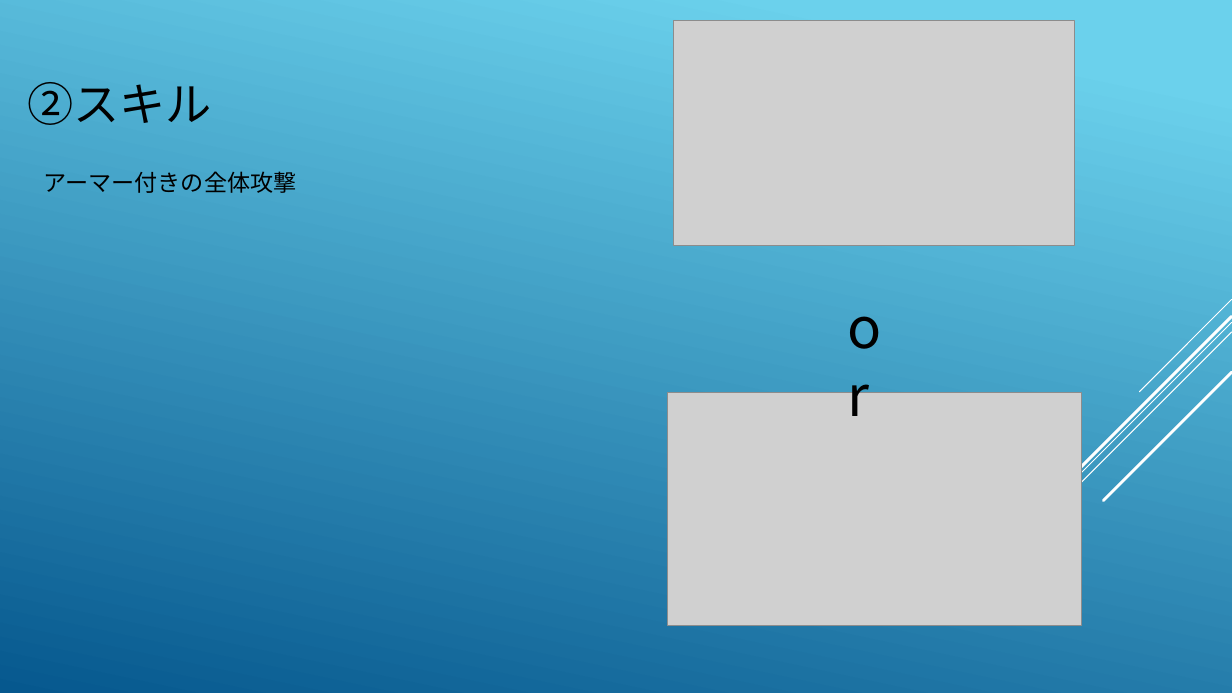
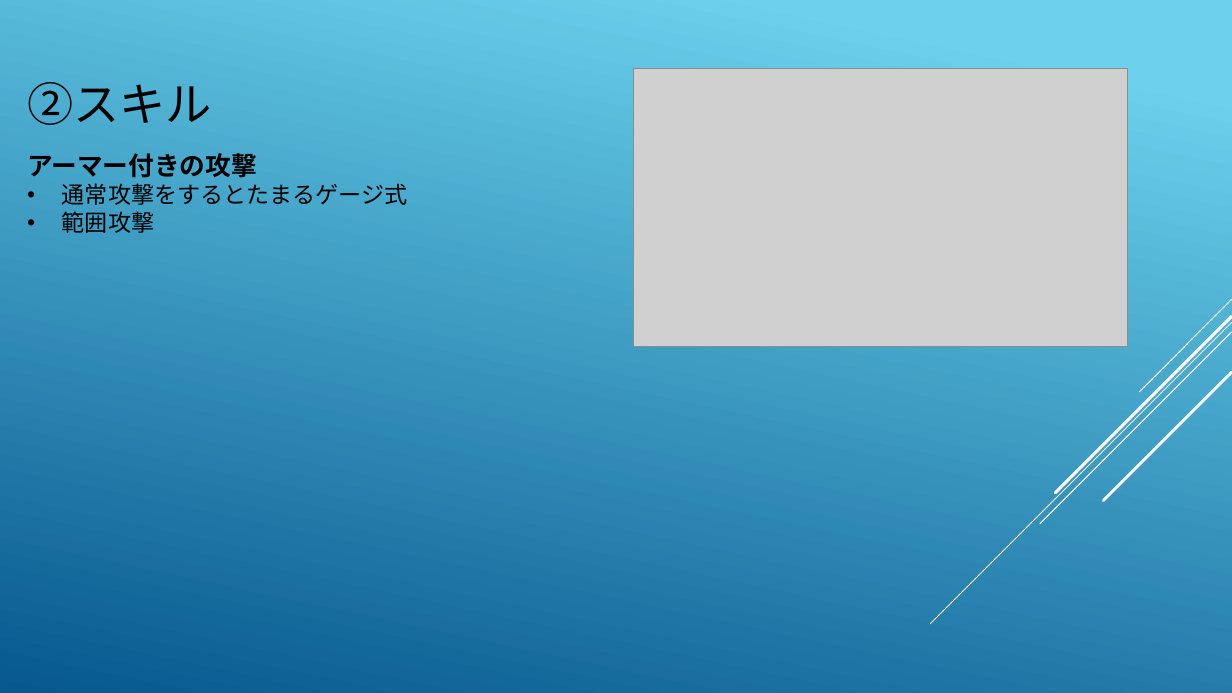
Before and after one commit to hir4rin/2026_summer, a slide deck: slide 6 of 進捗/2026_summer企画書part2.pptx. Drawn at 1232x693 pixels with LibreOffice and Linux fonts; fonts in the diff are those of the drawing; grey boxes stand for pictures. Boxes give left, top, right and bottom in pixels: in the first picture for what was removed or moved away, otherwise in the second. Text is boxed around its words. In the diff, an @@ line names an element or a change of style, - is before the commit and + after.

```diff
--- a/進捗/2026_summer企画書part2.pptx
+++ b/進捗/2026_summer企画書part2.pptx
@@ picture removed at (x1=674, y1=20, x2=1075, y2=246) @@
@@ picture added at (x1=633, y1=68, x2=1128, y2=347) @@
@@ text at (x1=27, y1=153, x2=407, y2=233): text changed @@
-アーマー付きの全体攻撃
+アーマー付きの攻撃
+• 通常攻撃をするとたまるゲージ式
+• 範囲攻撃
@@ text removed at (x1=839, y1=287, x2=910, y2=365) @@
-or
@@ picture removed at (x1=667, y1=393, x2=1081, y2=626) @@
```
Also in this commit, not shown: 2 other slides changed, 2 slides added, 2 slides removed, 1 other file.
